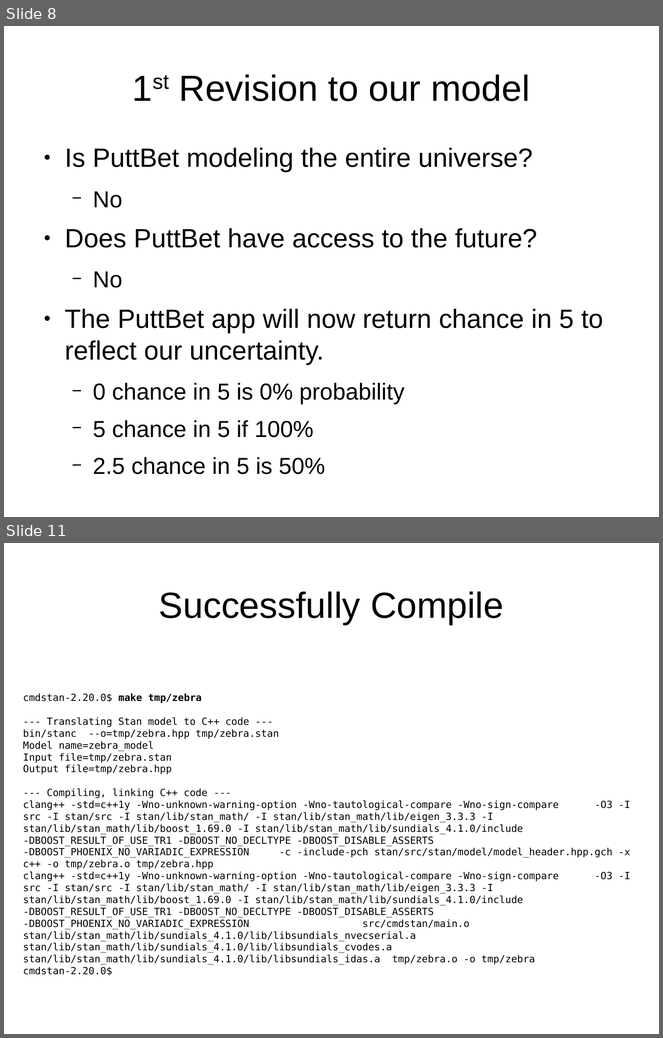
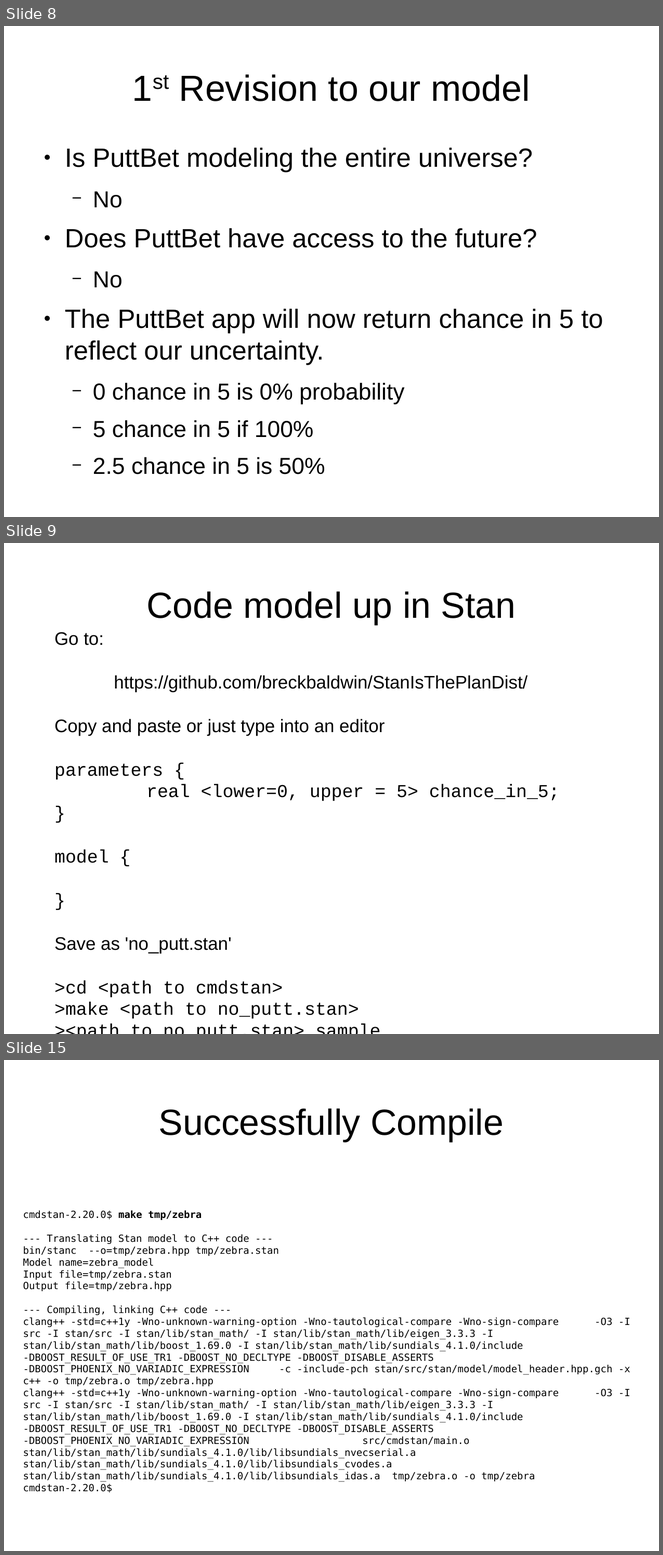
Before and after one commit to breckbaldwin/StanIsThePlan, a slide deck: teaching/StanIsThPlanPyData.odp. Shown one above the other, each under a label of ours: slides 8 and 11 before the commit, slides 8, 9 and 15 after it; the slides between them are not shown. The pictures are 663x1038 and 663x1555 pixels, drawn with LibreOffice and Linux fonts; fonts in the diff are those of the drawing. Boxes give left, top, right and bottom in pixels: in the first picture for what was removed or moved away, otherwise in the second. Text is boxed around its words. In the diff, an @@ line names an element or a change of style, - is before the commit and + after.

```diff
--- a/teaching/StanIsThPlanPyData.odp
+++ b/teaching/StanIsThPlanPyData.odp
@@ slide 9 added at box(4, 543, 659, 1034), background #FFFFFF @@
@@ title added at box(146, 591, 516, 625), 44 pt, text #000000 @@
+Code model up in Stan
@@ text added at box(54, 632, 560, 1019), 22 pt, text #000000 @@
+Go to:
+https://github.com/breckbaldwin/StanIsThePlanDist/
+Copy and paste or just type into an editor
+parameters {
+real <lower=0, upper = 5> chance_in_5;
+}
+model {
+}
+Save as 'no_putt.stan'
+>cd <path to cmdstan>
+>make <path to no_putt.stan>
+><path to no_putt.stan> sample
@@ what was slide 11 is now slide 15 @@
```
Also in this commit, not shown: 3 slides changed, 4 other slides added, 1 slide removed, 4 other files.
